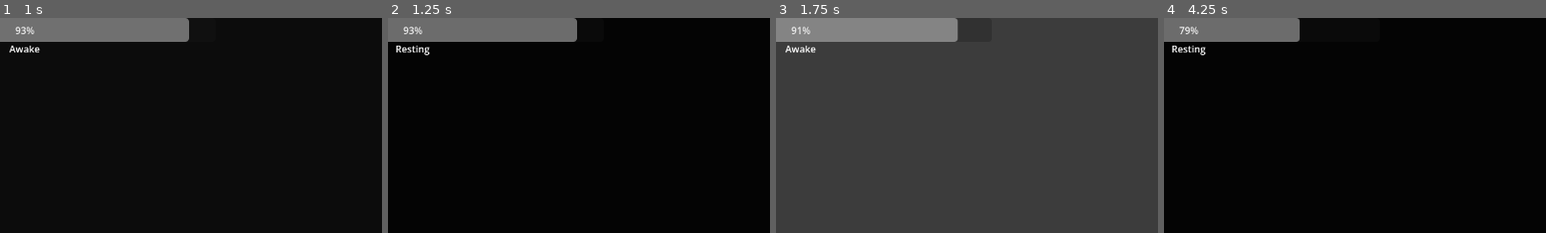
Above: before the commit, frames 1-4 (left to right).
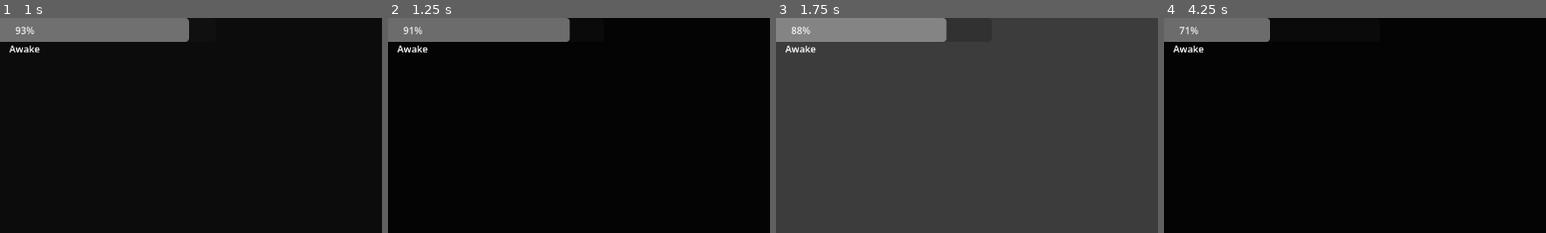
Above: after the commit, the same moments.

Repository: Azujinkle/OneButtonGame
Game: Godot game, scene res://scenes/game.tscn
The game is run twice, just before and just after one commit, with the same random seed, the same clock (stepped at 60 frames per second) and the same inputs.
Inputs:
- Up to frame 1 (1 s): hold Space (close) from 0.53 s (still down)
- Up to frame 2 (1.25 s): keep holding Space (close)
- Up to frame 3 (1.75 s): tap Enter at 1.25 s; release Space (close) at 1.28 s; tap Space (close) at 1.35 s
- Up to frame 4 (4.25 s): hold Space (close) 2.03-2.78 s; tap Space (close) at 2.85 s; hold Space (close) from 3.53 s (still down)
The pictures show only the part of the screen within x 47-97%, y 0-50%; the shares and areas given below are measured in that part.

Frame 1 is identical in both runs. In frame 2, 0.5% of the frame differs, in the area x 2-50%, y 0-18%; in frame 3, 0.4%; in frame 4, 1.1%, in the area x 2-36%, y 0-18%.

Commit message:
Added light flare for awakening after resting

Diff:
--- a/one-button-game/scenes/hud.tscn
+++ b/one-button-game/scenes/hud.tscn
@@ -8,6 +8,21 @@
 offset_right = 40.0
 offset_bottom = 40.0
 script = ExtResource("1_ahhtf")
+
+[node name="Flare" type="ColorRect" parent="." unique_id=1020017297]
+modulate = Color(1, 1, 1, 0)
+layout_mode = 1
+anchors_preset = 8
+anchor_left = 0.5
+anchor_top = 0.5
+anchor_right = 0.5
+anchor_bottom = 0.5
+offset_left = -20.0
+offset_top = -20.0
+offset_right = 1260.0
+offset_bottom = 700.0
+grow_horizontal = 2
+grow_vertical = 2
 
 [node name="Fader" type="ColorRect" parent="." unique_id=162266564]
 modulate = Color(0, 0, 0, 0)
--- a/one-button-game/scripts/game.gd
+++ b/one-button-game/scripts/game.gd
@@ -1,17 +1,20 @@
 extends Node2D
 
 var energy: int
+var rest: int
 var is_resting: bool
 var is_rem: bool
 
 const STARTING_ENERGY = 1800 # energy at the start of levels
 const AWAKE_ENERGY = -2 # energy lost per frame
 const REST_ENERGY = 3 # energy gained per frame while resting
+const REST_THRESHOLD = 30 # time in frames needed before properly resting
 const REM_THRESHOLD = 600 # energy needed to awaken if all energy is depleted
 
 # Called when the node enters the scene tree for the first time.
 func _ready() -> void:
 	energy = STARTING_ENERGY
+	rest = 0
 	is_resting = false
 	is_rem = false
 
@@ -37,10 +40,16 @@
 
 # Close the player's eyes, fading out their sights before they recover energy.
 func close_eyes() -> void:
-	await $HUD.close_eyes()
-	is_resting = true
+	$HUD.close_eyes()
+	if rest >= REST_THRESHOLD:
+		is_resting = true
+	else:
+		rest += 1
 
 # Open the player's eyes, resuming energy depletion as they regain their sight.
 func open_eyes() -> void:
 	$HUD.open_eyes()
+	rest -= 1
+	if is_resting:
+		$HUD.flare_eyes()
 	is_resting = false
--- a/one-button-game/scripts/hud.gd
+++ b/one-button-game/scripts/hud.gd
@@ -13,15 +13,19 @@
 func close_eyes() -> void:
 	var tween: Tween = create_tween()
 	tween.tween_property($Fader, "modulate:a", 1.0, 0.5)
-	await tween.finished
 
 # Reveal the screen to simulate opened eyes.
 func open_eyes() -> void:
 	var tween: Tween = create_tween()
 	tween.tween_property($Fader, "modulate:a", 0.0, 0.5)
-	await tween.finished
 
-#
+# Causes a light flare.
+func flare_eyes() -> void:
+	var tween: Tween = create_tween()
+	tween.tween_property($Flare, "modulate:a", 1.0, 0.2)
+	tween.tween_property($Flare, "modulate:a", 0.0, 0.2)
+
+# Updates energy bar and status.
 func update_energy(value: int, is_resting: bool, is_rem: bool) -> void:
 	$Energy/Bar.value = value/18
 	if is_rem:
